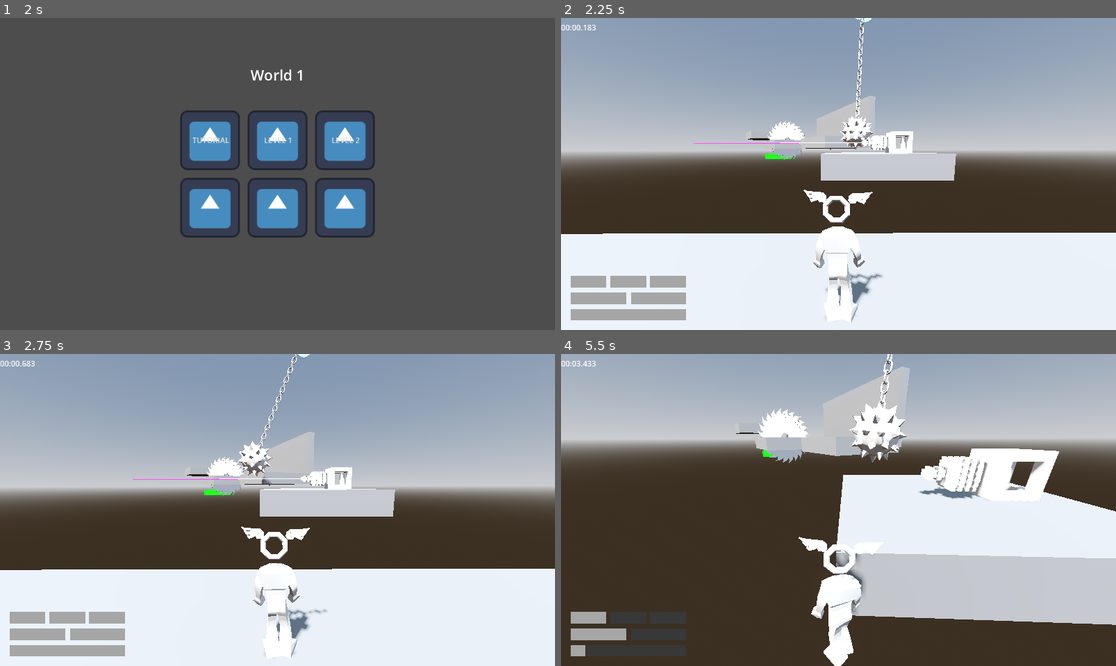
Above: before the commit, frames 1-4 (two rows, left to right).
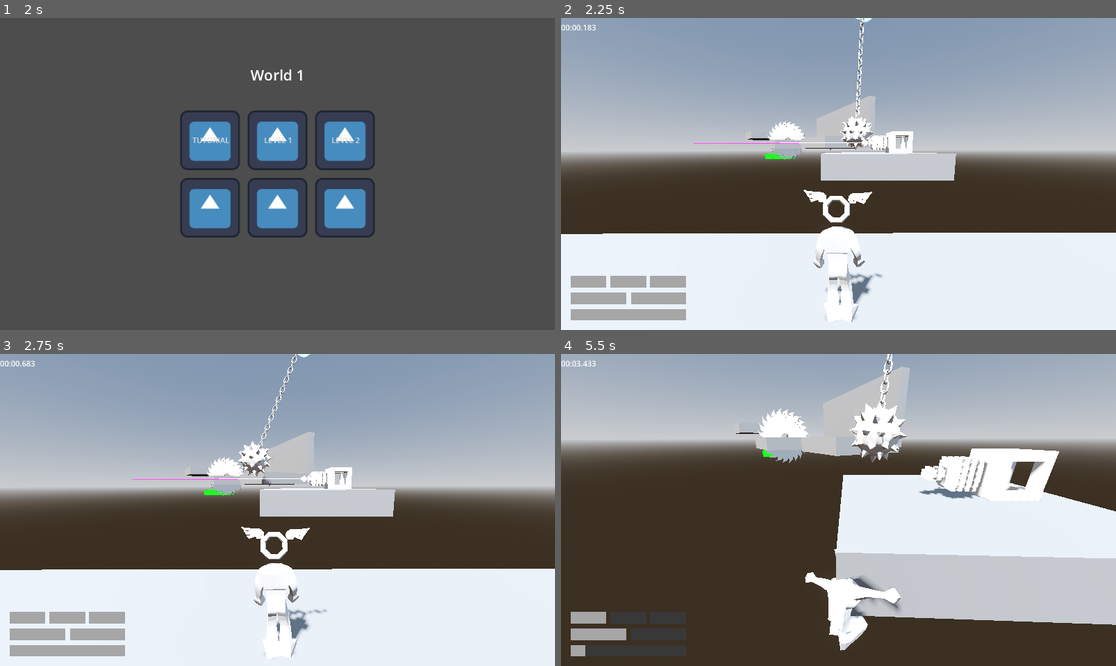
Above: after the commit, the same moments.

Repository: jpvds1/DDJD
Game: Godot game, scene res://scenes/game_controller.tscn
The game is run twice, just before and just after one commit, with the same random seed, the same clock (stepped at 60 frames per second) and the same inputs. The engine's default icon, where the game draws it, is replaced by a stand-in: a white triangle on a blue panel in a dark square.
Inputs (mouse positions are in pixels of both pictures, inside the frame that each line leads up to):
- Up to frame 1 (2 s): click "Continue as Guest" at 0.5 s; click "Play" at 1.25 s
- Up to frame 2 (2.25 s): click "LEVEL 1" at 2 s
- Up to frame 3 (2.75 s): no input
- Up to frame 4 (5.5 s): tap Enter at 2.75 s; move the mouse to (866, 510) at 2.77 s; hold Shift (sprint) 2.78-3.53 s; hold W (move_forwards) from 2.78 s (still down); tap E (Slide) at 2.85, 3.8, 4.35, 5.3 s; tap Space (jump) at 3.02, 3.77, 5.27 s; move the mouse to (810, 510) at 3.52 s; tap Shift (sprint) at 3.6 s; move the mouse to (849, 503) at 4.27 s; hold Shift (sprint) 4.28-5.03 s; move the mouse to (832, 516) at 5.02 s; tap Q (dash) at 5.1 s

Frame 1 is identical in both runs. In frame 2, 0.1% of the frame differs, in the area x 45-58%, y 55-98%; in frame 3, less than 0.1%; in frame 4, 2.0%, in the area x 42-62%, y 58-100%.

Commit message:
feat(player): play slide animation in-game

Diff:
--- a/platformer-game/scenes/player/capsule_character.tscn
+++ b/platformer-game/scenes/player/capsule_character.tscn
@@ -61,18 +61,28 @@
 blend_point_8/node = SubResource("AnimationNodeAnimation_am3k7")
 blend_point_8/pos = Vector2(-0.4, 0)
 
+[sub_resource type="AnimationNodeBlend2" id="AnimationNodeBlend2_1rnx0"]
+
 [sub_resource type="AnimationNodeAnimation" id="AnimationNodeAnimation_h2b2i"]
 animation = &"player_fall/fall"
 
+[sub_resource type="AnimationNodeAnimation" id="AnimationNodeAnimation_iwp50"]
+animation = &"player_slide/slide"
+
 [sub_resource type="AnimationNodeBlendTree" id="AnimationNodeBlendTree_iwp50"]
-nodes/output/position = Vector2(500, 240)
+graph_offset = Vector2(-329.7855, 155.18665)
+nodes/output/position = Vector2(560, 200)
 nodes/Movement/node = SubResource("AnimationNodeBlendSpace2D_h2b2i")
-nodes/Movement/position = Vector2(40, 460)
+nodes/Movement/position = Vector2(-160, 140)
 nodes/Fall/node = SubResource("AnimationNodeBlend2_d66dr")
-nodes/Fall/position = Vector2(260, 240)
+nodes/Fall/position = Vector2(340, 200)
 "nodes/[A] Fall/node" = SubResource("AnimationNodeAnimation_h2b2i")
-"nodes/[A] Fall/position" = Vector2(40, 240)
-node_connections = [&"output", 0, &"Fall", &"Fall", 0, &"[A] Fall", &"Fall", 1, &"Movement"]
+"nodes/[A] Fall/position" = Vector2(100, 480)
+"nodes/[A] Slide/node" = SubResource("AnimationNodeAnimation_iwp50")
+"nodes/[A] Slide/position" = Vector2(-160, 380)
+nodes/Slide/node = SubResource("AnimationNodeBlend2_1rnx0")
+nodes/Slide/position = Vector2(100, 160)
+node_connections = [&"output", 0, &"Fall", &"Fall", 0, &"Slide", &"Fall", 1, &"[A] Fall", &"Slide", 0, &"Movement", &"Slide", 1, &"[A] Slide"]
 
 [sub_resource type="BoxShape3D" id="BoxShape3D_x7pql"]
 size = Vector3(0.81030273, 1.636039, 0.2841797)
@@ -154,33 +164,33 @@
 script = ExtResource("3_d66dr")
 
 [node name="Skeleton3D" parent="Visuals/Armature" parent_id_path=PackedInt32Array(1845075672, 1978781392) index="0" unique_id=208187525]
-bones/0/position = Vector3(-7.651369, -0.3082924, -71.97721)
-bones/0/rotation = Quaternion(-0.7183159, 0.032937292, -0.019478878, 0.69466394)
-bones/1/rotation = Quaternion(0.014881212, -0.0021616707, 0.0028528578, 0.9998829)
-bones/2/rotation = Quaternion(0.019559849, -0.026245259, 0.010074225, 0.99941343)
-bones/3/rotation = Quaternion(0.019279657, -0.026066411, 0.01084293, 0.99941546)
+bones/0/position = Vector3(-7.374223, 0.36762953, -72.16351)
+bones/0/rotation = Quaternion(-0.7163833, 0.040527783, -0.029438239, 0.6959066)
+bones/1/rotation = Quaternion(0.013739098, -0.0013632093, 0.0025258728, 0.99990153)
+bones/2/rotation = Quaternion(0.017060649, -0.022449128, 0.009257032, 0.99955964)
+bones/3/rotation = Quaternion(0.016875874, -0.022194752, 0.009915437, 0.99956214)
 bones/4/position = Vector3(2.1457672e-06, 13.373303, -1.9721754e-05)
-bones/4/rotation = Quaternion(-0.0023118486, 0.007857279, -0.023122653, 0.9996991)
-bones/5/rotation = Quaternion(0.04676104, -0.033675093, 0.034759343, 0.9977331)
-bones/7/rotation = Quaternion(0.5741293, 0.39773002, -0.6144197, 0.36698073)
+bones/4/rotation = Quaternion(-0.004539615, 0.00789965, -0.025634708, 0.9996299)
+bones/5/rotation = Quaternion(0.042953424, -0.03565164, 0.035064664, 0.9978249)
+bones/7/rotation = Quaternion(0.5694855, 0.4029744, -0.6131953, 0.370526)
 bones/8/position = Vector3(5.8269643e-07, 12.347598, 5.5259097e-06)
-bones/8/rotation = Quaternion(0.40014932, 0.20771688, 0.181065, 0.87404215)
-bones/9/rotation = Quaternion(-0.017101571, -7.381292e-05, 0.2419618, 0.9701351)
-bones/11/rotation = Quaternion(0.6224348, -0.3888371, 0.52979213, 0.4250894)
-bones/12/rotation = Quaternion(0.39848503, -0.16408926, -0.18332419, 0.8835591)
-bones/13/rotation = Quaternion(0.010341109, -1.4596622e-05, -0.24417445, 0.9696762)
+bones/8/rotation = Quaternion(0.40789813, 0.19485503, 0.16325434, 0.8769257)
+bones/9/rotation = Quaternion(-0.017106183, -7.3848765e-05, 0.24203366, 0.97011715)
+bones/11/rotation = Quaternion(0.6114367, -0.3978594, 0.5336013, 0.42792848)
+bones/12/rotation = Quaternion(0.40722153, -0.16695939, -0.19124405, 0.8773374)
+bones/13/rotation = Quaternion(0.0102323955, -1.4634341e-05, -0.24160971, 0.97031957)
 bones/14/position = Vector3(-8.046627e-07, 20.167395, -2.1746382e-06)
-bones/15/rotation = Quaternion(0.060898256, 0.07692287, 0.9922739, -0.07594002)
-bones/16/rotation = Quaternion(-0.19831184, -0.07263021, 0.012215203, 0.977368)
-bones/17/rotation = Quaternion(0.4638981, 0.02709588, -0.08254225, 0.88161856)
-bones/18/rotation = Quaternion(0.38771132, -0.015942065, 0.006739227, 0.9216184)
-bones/20/rotation = Quaternion(-0.12389739, 0.09777958, 0.98737967, 0.013044146)
-bones/21/rotation = Quaternion(-0.2619232, 0.057535376, 0.008674359, 0.96333313)
-bones/22/rotation = Quaternion(0.5145771, 0.027427226, -0.04355144, 0.8558981)
-bones/23/rotation = Quaternion(0.38907304, 0.015792398, -0.0066744867, 0.92104745)
+bones/15/rotation = Quaternion(0.057078477, 0.07048557, 0.992955, -0.07625137)
+bones/16/rotation = Quaternion(-0.18609428, -0.06526523, 0.0069724806, 0.9803372)
+bones/17/rotation = Quaternion(0.4623435, 0.02796515, -0.077739, 0.88284373)
+bones/18/rotation = Quaternion(0.38860333, -0.015937986, 0.0067655477, 0.92124254)
+bones/20/rotation = Quaternion(-0.12862149, 0.08717987, 0.9877836, 0.01182226)
+bones/21/rotation = Quaternion(-0.24846107, 0.059242226, 0.0049269805, 0.9668161)
+bones/22/rotation = Quaternion(0.51264024, 0.03365533, -0.03858747, 0.8570755)
+bones/23/rotation = Quaternion(0.38901395, 0.015792664, -0.0066727516, 0.92107236)
 
 [node name="BoneAttachment3D" type="BoneAttachment3D" parent="Visuals/Armature/Skeleton3D" index="6" unique_id=1249076375]
-transform = Transform3D(0.99276537, -0.091560096, -0.07767759, 0.09175717, 0.16125333, 0.98263836, -0.07744467, -0.98265684, 0.16848804, -9.533226, 1.2354224, -121.744705)
+transform = Transform3D(0.9963471, -0.073926084, -0.04274767, 0.053080425, 0.14399917, 0.98815316, -0.06689468, -0.9868127, 0.1473971, -8.888841, 1.7977567, -121.95766)
 bone_name = "mixamorig_Head"
 bone_idx = 5
 
@@ -199,7 +209,8 @@
 tree_root = SubResource("AnimationNodeBlendTree_iwp50")
 anim_player = NodePath("../AnimationPlayer")
 parameters/Movement/blend_position = Vector2(0, 0)
-parameters/Fall/blend_amount = 1.0
+parameters/Fall/blend_amount = 0.0
+parameters/Slide/blend_amount = 0.0
 
 [node name="Hitbox" type="CollisionShape3D" parent="." unique_id=1754709375]
 transform = Transform3D(1, 0, 0, 0, 1, 0, 0, 0, 1, 0, 0.8235597, -0.045057356)
--- a/platformer-game/scripts/player/player_animation.gd
+++ b/platformer-game/scripts/player/player_animation.gd
@@ -13,8 +13,9 @@
 
 var _player: CharacterBody3D
 var _fall_blend := 0.0
+var _slide_blend := 0.0
 
-@export var blend_strength := 20.0
+@export var blend_strength := 15.0
 
 # ---------------------------------------------------------
 # Methods
@@ -32,20 +33,29 @@
 	_player.extra_jumps_changed.connect(_on_extra_jumps_changed)
 
 func _physics_process(delta: float) -> void:
+	var lerp_weight := blend_strength * delta
+
+	# compute the movement blending value
 	var max_sprint_speed: float = stats.sprint_speed.get_val()
 	var local_velocity := _player.global_transform.basis.inverse() * _player.velocity
-	var lerp_weight := blend_strength * delta
+	var movement_blend := Vector2(local_velocity.x, -local_velocity.z) / max_sprint_speed
 
-	# compute the fall blending value
-	_fall_blend = lerp(
-		_fall_blend,
-		float(_player.is_on_floor() or _player.is_on_wall()),
+	# compute the slide blending value
+	_slide_blend = lerp(
+		_slide_blend,
+		float(_player.is_sliding),
 		lerp_weight
 	)
 
-	# compute the movement blending value
-	var movement_blend := Vector2(local_velocity.x, -local_velocity.z) / max_sprint_speed
+	# compute the fall blending value
+	var is_airborne := !is_zero_approx(_player.velocity.y)
+	_fall_blend = lerp(
+		_fall_blend,
+		float(is_airborne),
+		lerp_weight
+	)
 
 	# update the blending values
+	animation_tree.set("parameters/Movement/blend_position", movement_blend)
+	animation_tree.set("parameters/Slide/blend_amount", _slide_blend)
 	animation_tree.set("parameters/Fall/blend_amount", _fall_blend)
-	animation_tree.set("parameters/Movement/blend_position", movement_blend)
